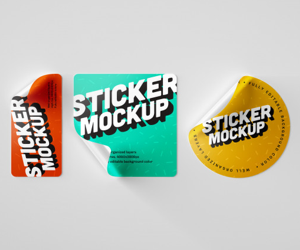
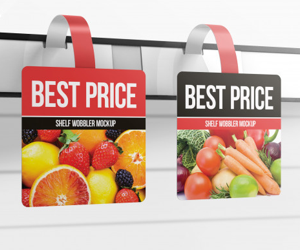
Revision of a layered 300×250 image; what changed, layer by layer:
added layer "two-shelf-talkers-wobblers-mockup_7956-698.jpg" above "sticker-mockup_149660-568.jpg" over left=0, top=0, right=300, bottom=250
